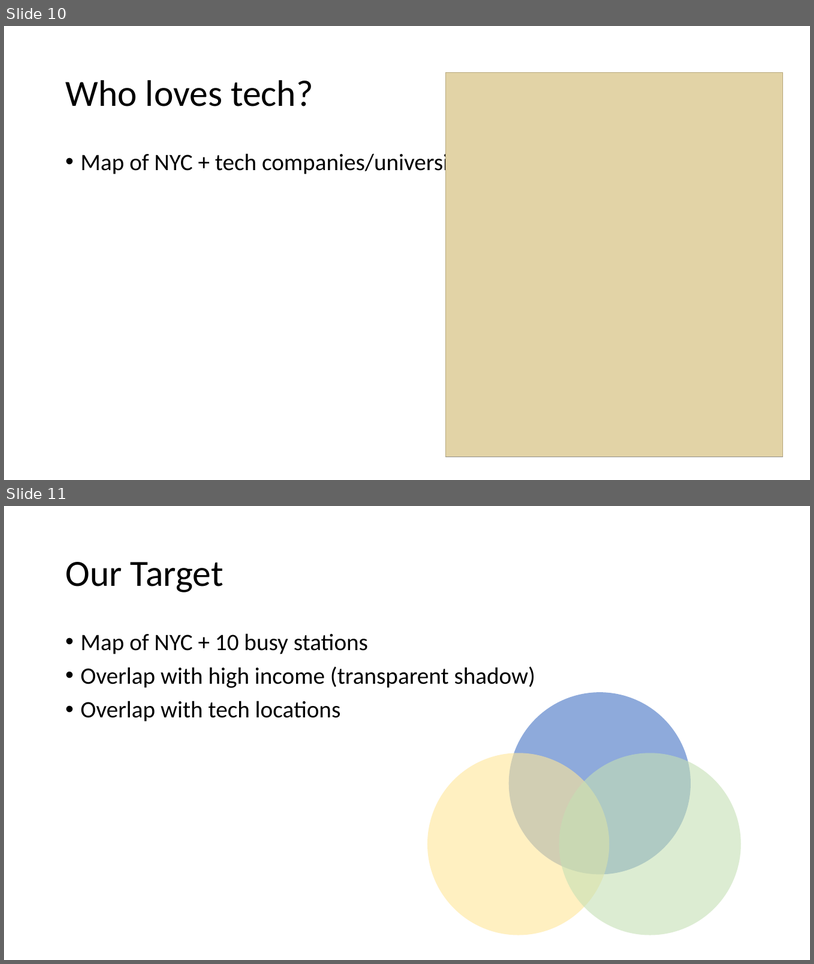
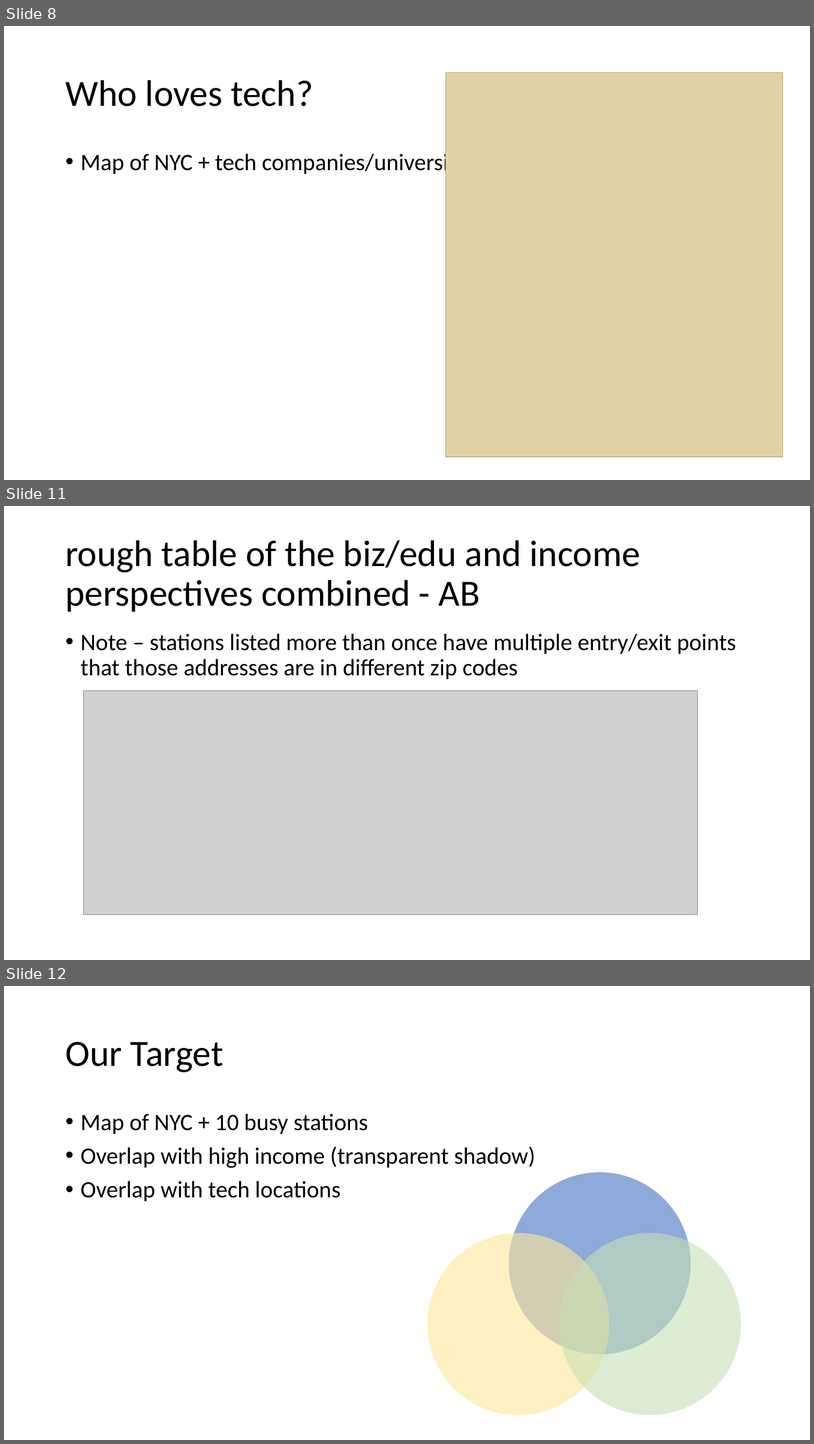
Before and after one commit to abarela13/onl_ds5_project_1, a slide deck: project_1.pptx. Shown one above the other, each under a label of ours: slides 10 and 11 before the commit, slides 8, 11 and 12 after it; the slides between them are not shown. The pictures are 814x964 and 814x1444 pixels, drawn with LibreOffice and Linux fonts; fonts in the diff are those of the drawing; grey boxes stand for pictures. Boxes give left, top, right and bottom in pixels: in the first picture for what was removed or moved away, otherwise in the second. Text is boxed around its words. In the diff, an @@ line names an element or a change of style, - is before the commit and + after.

```diff
--- a/project_1.pptx
+++ b/project_1.pptx
@@ slide 11 added at (x1=4, y1=506, x2=810, y2=960), background #FFFFFF @@
@@ title added at (x1=65, y1=540, x2=641, y2=612), 44 pt, text #000000 @@
+rough table of the biz/edu and income perspectives combined - AB
@@ text added at (x1=81, y1=633, x2=737, y2=679), 28 pt, text #000000 @@
+• Note – stations listed more than once have multiple entry/exit points that those addresses are in different zip codes
@@ picture added at (x1=84, y1=691, x2=698, y2=915) @@
@@ what was slide 10 is now slide 8 @@
@@ what was slide 11 is now slide 12 @@
```
Also in this commit, not shown: 3 slides changed, 4 other slides added, 1 slide removed, 22 other files.
